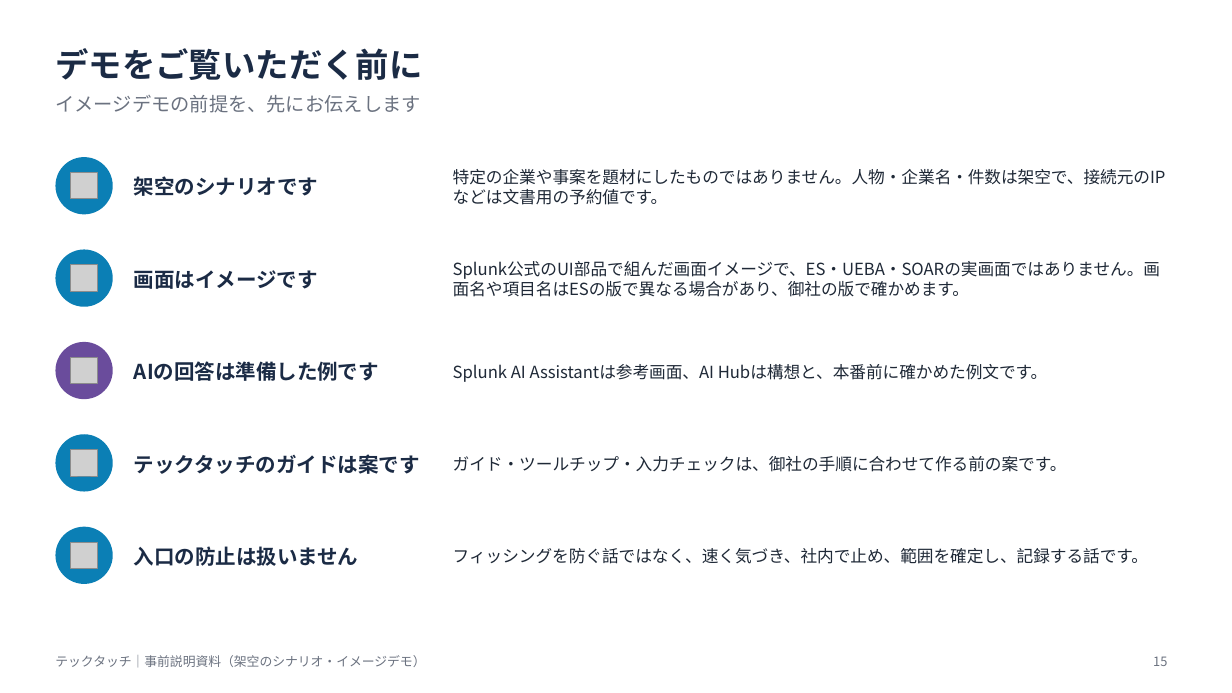
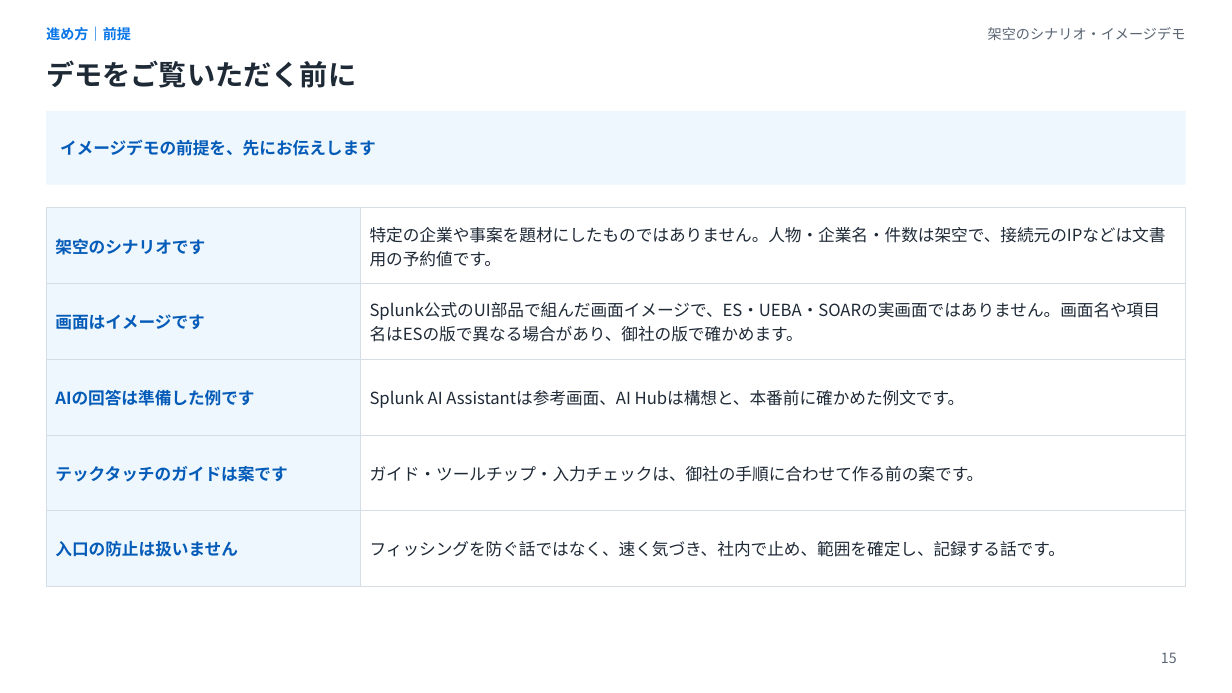
Before and after one commit to Kimurist2024/000, a slide deck: slide 15 of splunk-es-soar-techtouch-demo/slides/M365乗っ取り対応デモ_事前説明.pptx. Drawn at 1232x693 pixels with LibreOffice and Linux fonts; fonts in the diff are those of the drawing; grey boxes stand for pictures. Boxes give left, top, right and bottom in pixels: in the first picture for what was removed or moved away, otherwise in the second. Text is boxed around its words. In the diff, an @@ line names an element or a change of style, - is before the commit and + after.

```diff
--- a/splunk-es-soar-techtouch-demo/slides/M365乗っ取り対応デモ_事前説明.pptx
+++ b/splunk-es-soar-techtouch-demo/slides/M365乗っ取り対応デモ_事前説明.pptx
@@ text added at [46,26,131,41], 11 pt, text #0876E8, bold @@
+進め方｜前提
@@ text at [988,27,1186,40]: text changed; size 10 to 11 pt; text colour #6B7280 to #596573 @@
-テックタッチ｜事前説明資料（架空のシナリオ・イメージデモ）
+架空のシナリオ・イメージデモ
@@ title "デモをご覧いただく前に": place and size @@
-title "デモをご覧いただく前に" at [55,48,422,80]
+title "デモをご覧いただく前に" at [46,60,356,88]
@@ title "デモをご覧いただく前に" at [46,60,356,88]: size 26 to 22 pt, text colour #1B2B45 to #1F2A37 @@
@@ rectangle added at [46,111,1186,185], fill #EEF7FD @@
@@ text "イメージデモの前提を、先にお伝えします": place and size @@
-text "イメージデモの前提を、先にお伝えします" at [55,95,420,113]
+text "イメージデモの前提を、先にお伝えします" at [60,139,376,156]
@@ text "イメージデモの前提を、先にお伝えします" at [60,139,376,156]: size 15 to 13 pt, text colour #6B7280 to #055BB8, bold on; less space between paragraphs; vertical alignment top to middle @@
@@ ellipse removed at [55,157,113,214] @@
@@ picture removed at [71,173,98,200] @@
@@ text removed at [134,176,318,196] @@
-架空のシナリオです
@@ text removed at [453,169,1166,205] @@
-特定の企業や事案を題材にしたものではありません。人物・企業名・件数は架空で、接続元のIPなどは文書用の予約値です。
@@ table added at [46,208,1186,561], 5 rows, 2 columns @@
+架空のシナリオです | 特定の企業や事案を題材にしたものではありません。人物・企業名・件数は架空で、接続元のIPなどは文書用の予約値です。
+画面はイメージです | Splunk公式のUI部品で組んだ画面イメージで、ES・UEBA・SOARの実画面ではありません。画面名や項目名はESの版で異なる場合があり、御社の版で確かめます。
+AIの回答は準備した例です | Splunk AI Assistantは参考画面、AI Hubは構想と、本番前に確かめた例文です。
+テックタッチのガイドは案です | ガイド・ツールチップ・入力チェックは、御社の手順に合わせて作る前の案です。
+入口の防止は扱いません | フィッシングを防ぐ話ではなく、速く気づき、社内で止め、範囲を確定し、記録する話です。
@@ ellipse removed at [55,250,113,307] @@
@@ picture removed at [71,265,98,292] @@
@@ text removed at [453,261,1160,297] @@
-Splunk公式のUI部品で組んだ画面イメージで、ES・UEBA・SOARの実画面ではありません。画面名や項目名はESの版で異なる場合があり、御社の版で確かめます。
@@ text removed at [134,270,318,289] @@
-画面はイメージです
@@ ellipse removed at [55,342,113,399] @@
@@ picture removed at [71,358,98,384] @@
@@ text removed at [134,361,379,381] @@
-AIの回答は準備した例です
@@ text removed at [453,364,1048,382] @@
-Splunk AI Assistantは参考画面、AI Hubは構想と、本番前に確かめた例文です。
@@ ellipse removed at [55,434,113,492] @@
@@ picture removed at [71,450,98,477] @@
@@ text removed at [134,454,420,474] @@
-テックタッチのガイドは案です
@@ text removed at [453,456,1067,472] @@
-ガイド・ツールチップ・入力チェックは、御社の手順に合わせて作る前の案です。
@@ ellipse removed at [55,527,113,584] @@
@@ picture removed at [71,543,98,569] @@
@@ text removed at [134,546,358,566] @@
-入口の防止は扱いません
@@ text removed at [453,548,1148,564] @@
-フィッシングを防ぐ話ではなく、速く気づき、社内で止め、範囲を確定し、記録する話です。
@@ page number: place and size @@
-page number at [1153,656,1167,666]
+page number at [1161,652,1177,663]
@@ page number at [1161,652,1177,663]: size 10 to 11 pt, text colour #6B7280 to #596573 @@
```
Also in this commit, not shown: 15 other slides changed, 3 other files.
